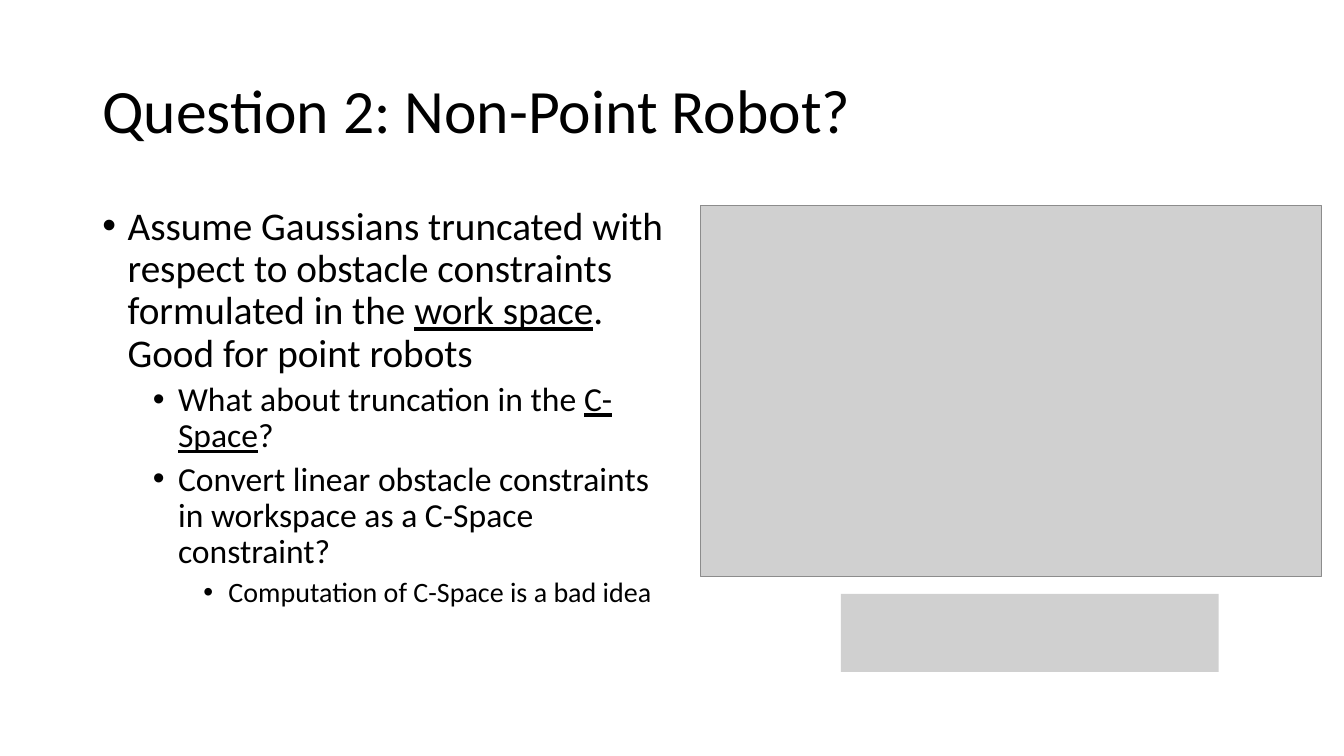
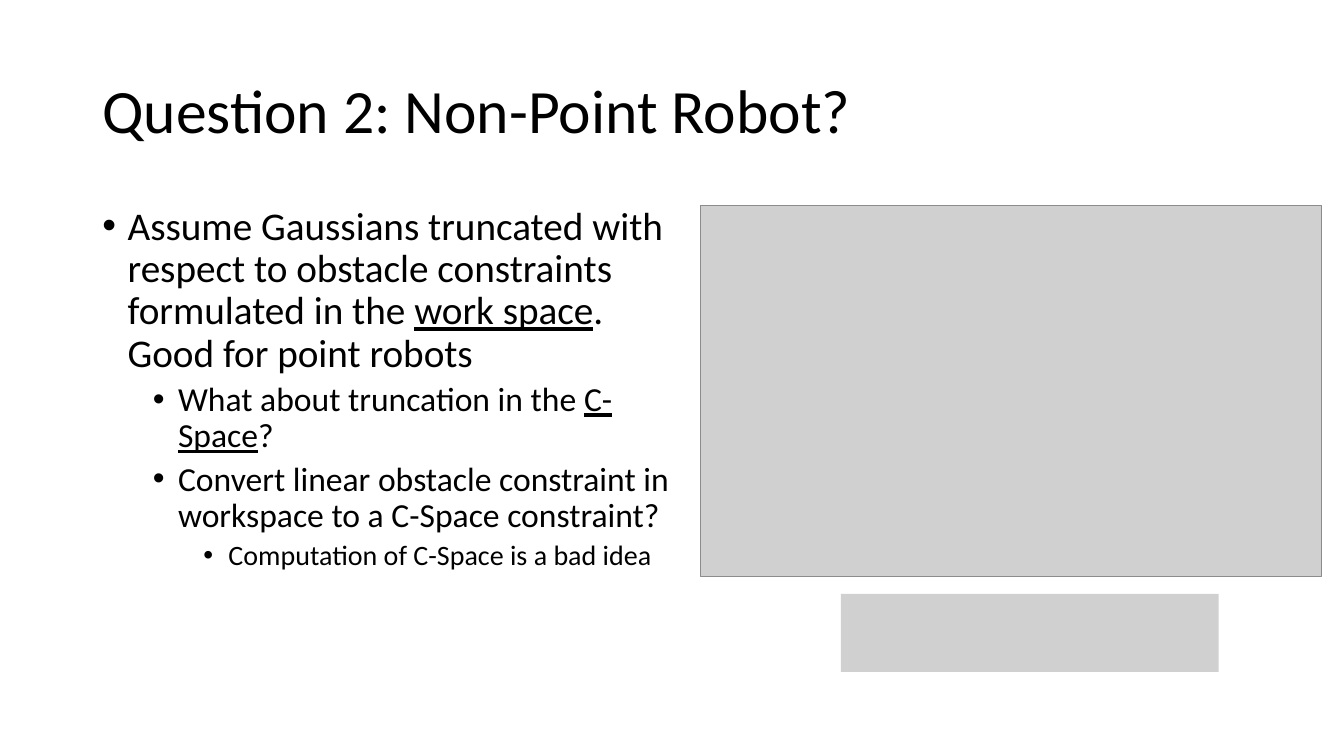
Before and after one commit to ajaayc/Probability-of-Collision-for-Safe-Planning, a slide deck: slide 18 of workshop_4.4.18/workshop_4.4.pptx (slide 19 before the commit). Drawn at 1344x756 pixels with LibreOffice and Linux fonts; fonts in the diff are those of the drawing; grey boxes stand for pictures. Boxes give left, top, right and bottom in pixels: in the first picture for what was removed or moved away, otherwise in the second. Text is boxed around its words. In the diff, an @@ line names an element or a change of style, - is before the commit and + after.

Commit message:
updated slides

```diff
--- a/workshop_4.4.18/workshop_4.4.pptx
+++ b/workshop_4.4.18/workshop_4.4.pptx
@@ text at (178,467,668,533): text changed @@
-  • Convert linear obstacle constraints in workspace as a C-Space constraint?
+  • Convert linear obstacle constraint in workspace to a C-Space constraint?
```
Also in this commit, not shown: 5 other slides changed, 1 slide removed.
